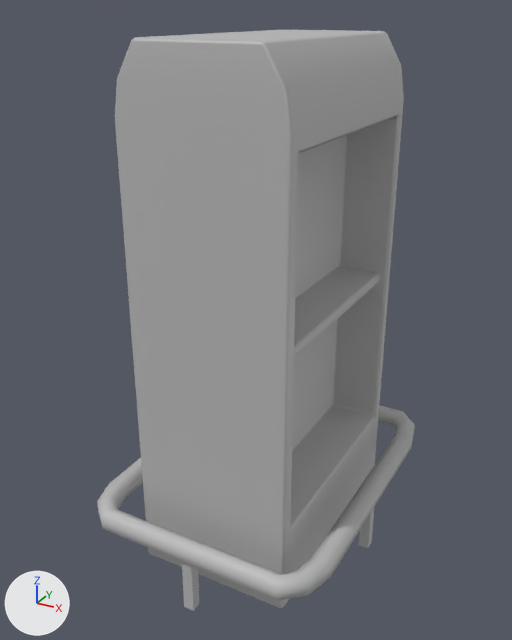
The FBX model Assets/Props/IceBox_01.fbx, before and after one commit.
One viewpoint serves both versions: a camera (50 mm lens) standing at (1.2, -2.31, 2.08) and looking at (-0.04, -0.06, 0.95). Arrows for +X, +Y and +Z are at lower left; the lights stay in place. Where no turn or scale is listed for an object, it has been applied to the vertices.

The first picture shows 'IceBox_01'.
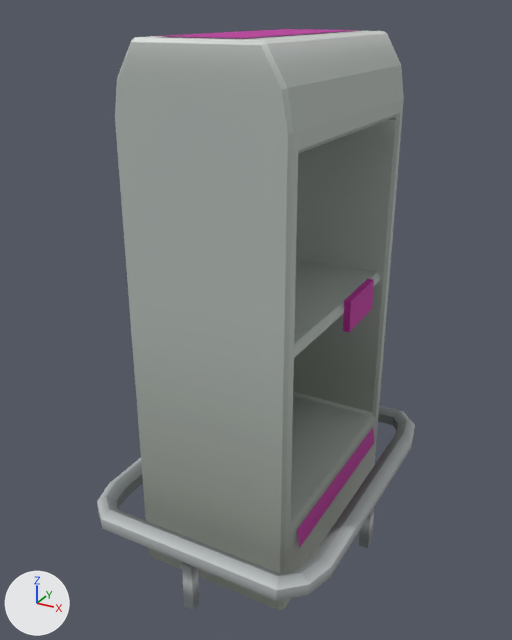
The newer file is also turned or shifted as a whole; pictures and numbers use the older file's frame.

The change, as a diff of the scene's bpy script:
```diff
--- a/Assets/Props/IceBox_01.fbx.py
+++ b/Assets/Props/IceBox_01.fbx.py
@@ img_tex_stell_png @@
+img_tex_stell_png = load_image('tex_stell.png', '../Textures/tex_stell.png', 1024, 1024, 'sRGB')
@@ mat_phong1 @@
+mat_phong1 = principled_material('phong1')
+mat_phong1.texture = img_tex_stell_png
+mat_phong1.roughness = 0.553
@@ mat_marks @@
+mat_marks = principled_material('marks')
+mat_marks.base_color = (0.5, 0.0225, 0.335)  # pink #bc299d
+mat_marks.roughness = 0.749
@@ me_mesh @@
 # used by ob_icebox_01; location = (0.0, 0.0, 0.0)
 # verts and faces of me_mesh; kept vertices keep their numbers, new ones are numbered from 210
 # before: 0 (-0.27, -0.46, 1.05), 1 (-0.29, -0.46, 1.04), 2 (-0.29, 0.46, 1.04), 3 (-0.27, 0.46, 1.05), 4 (-0.29, -0.46, 1.01)
 # before: 5 (-0.27, -0.46, 1.0), 6 (-0.27, 0.46, 1.0), 7 (-0.29, 0.46, 1.01), 55 (0.27, -0.46, 1.05), 56 (0.27, 0.46, 1.05)
 # before: 58 (0.27, -0.46, 1.0), 61 (0.27, 0.46, 1.0)
-me_mesh.from_pydata(...)  # 210 vertices, 205 faces; spans x -0.5..0.5, y -0.67..0.65, z 0.0..2.0
+me_mesh.from_pydata(...)  # 176 vertices, 154 faces; spans x -0.5..0.5, y -0.67..0.65, z 0.0..2.0
+# me_mesh part 1
+delete_vertices([*range(0, 8)])  # with the faces that use them
+for new, old in zip([*range(218, 222)], [55, 56, 58, 61]): verts[new] = verts[old] + (-0.57, 0.0, 0.0)
+faces += [(58, 220, 221, 61), (55, 56, 219, 218)]
+# me_mesh part 2
+# 38 vertices are removed from x -0.32..0.32, y -0.5..0.5, z 0.0..1.75
+# 58 faces are deleted
+# 12 vertices in x 0.1..0.11, y -0.44..0.44, z 0.35..1.69 move by (-0.39, 0.0, 0.0)
+# 2 vertices move from x -0.31, y -0.49..0.49, z 1.77 to x -0.32, y -0.49..0.49, z 1.76
+# 8 new vertices lie (0.0, 0.0, -1.76) away from vertices in x -0.31..0.32, y -0.5..0.5, z 1.76..1.77
+# 10 new faces join them
+# me_mesh part 3: 142 faces spanning x -0.5..0.5, y -0.67..0.65, z 0.0..2.0 switch from mat_lambert1 (grey #bcbcbc) to mat_phong1 (picture img_tex_stell_png)
+# me_mesh part 4: the surface is now shaded flat
@@ me_mesh_1 @@
+me_mesh_1.from_pydata([(-0.25, -0.45, 2.0), (0.06, -0.45, 2.0), (-0.25, 0.45, 2.0), (0.06, 0.45, 2.0), (0.21, 0.05, 1.06), (0.21, 0.05, 0.93), (0.2, 0.31, 1.07), (0.21, 0.31, 0.94), (0.23, 0.05, 1.06), (0.23, 0.05, 0.93), (0.23, 0.31, 0.94), (0.23, 0.31, 1.07), (0.24, -0.4, 0.31), (0.25, -0.4, 0.23), (0.24, 0.41, 0.31), (0.25, 0.41, 0.23)], [], [(3, 2, 0, 1), (8, 9, 10, 11), (4, 6, 7, 5), (4, 5, 9, 8), (5, 7, 10, 9), (7, 6, 11, 10), (6, 4, 8, 11), (15, 14, 12, 13)])
+me_mesh_1.materials.append(mat_marks)  # pink #bc299d
@@ ob_marks_icebox_1 @@
+ob_marks_icebox_1 = bpy.data.objects.new('marks_icebox_1', me_mesh_1)
+ob_marks_icebox_1.location = (0.079, -0.003, 0.0)
```

Location of each change, [x1, y1, x2, y2] in pixels of the pictures (512 x 640 px):
'IceBox_01', reshaped
    before: [97, 30, 415, 611]
    after: [97, 31, 415, 611]
'marks_icebox_1', added
    after: [165, 29, 374, 548]
part 1 of me_mesh, cut back
    before: [294, 266, 377, 344]
    after: [294, 258, 377, 344]
part 2 of me_mesh, cut back
    before: [116, 117, 402, 608]
    after: [116, 117, 402, 610]
part 3 of me_mesh, recoloured
    both: [97, 31, 413, 611]
